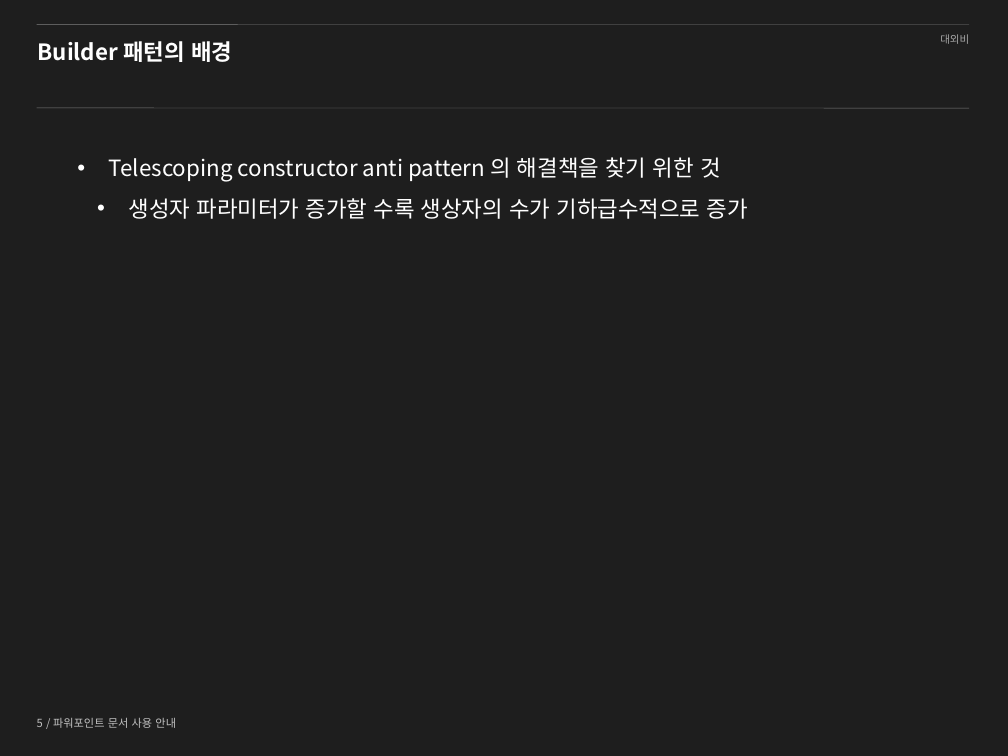
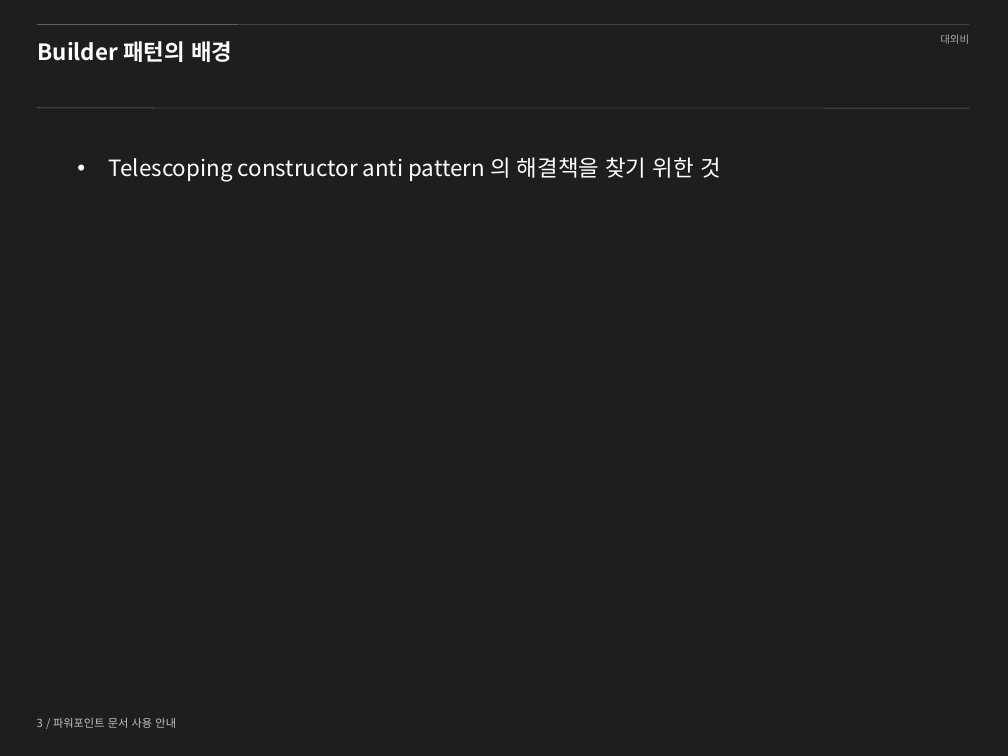
Before and after one commit to shyr/designpattern, a slide deck: slide 3 of src/_ppt/ch7.pptx (slide 5 before the commit). Drawn at 1008x756 pixels with LibreOffice and Linux fonts; fonts in the diff are those of the drawing; background and template pictures are left out. Boxes give left, top, right and bottom in pixels: in the first picture for what was removed or moved away, otherwise in the second. Text is boxed around its words. In the diff, an @@ line names an element or a change of style, - is before the commit and + after.

```diff
--- a/src/_ppt/ch7.pptx
+++ b/src/_ppt/ch7.pptx
@@ text at [129,198,748,219]: paragraph removed @@
-  • 생성자 파라미터가 증가할 수록 생상자의 수가 기하급수적으로 증가
@@ text at [37,718,176,728]: text changed @@
-5 / 파워포인트 문서 사용 안내
+3 / 파워포인트 문서 사용 안내
```
Also in this commit, not shown: 1 other slide changed, 2 other files.
